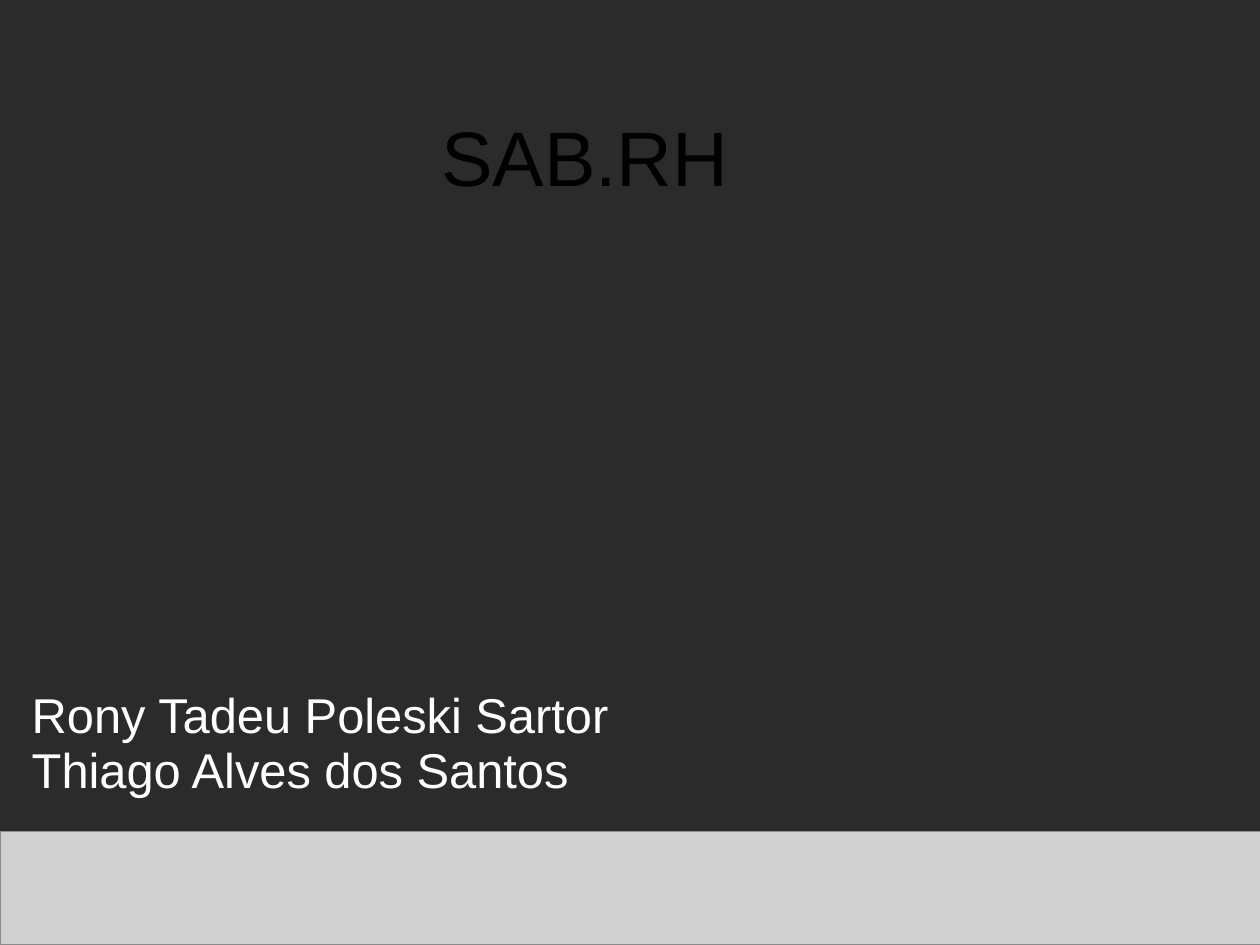
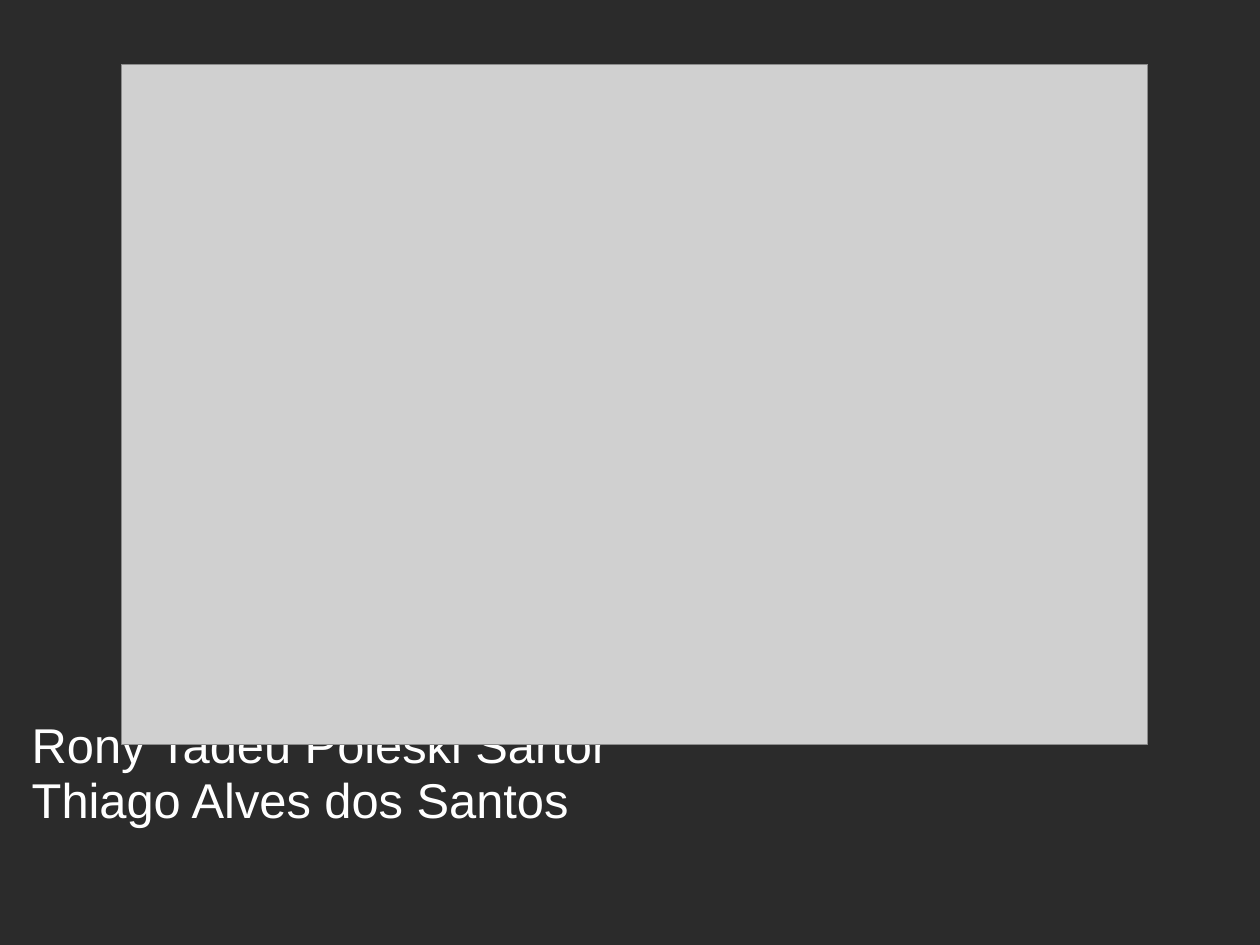
Before and after one commit to thiagoalvsantos/sabrh, a slide deck: slide 1 of Concepção/projeto_final_sabrh_apresentacao_proposta.ppt. Drawn at 1260x945 pixels with LibreOffice and Linux fonts; fonts in the diff are those of the drawing; grey boxes stand for pictures; background and template pictures are left out; a plain dark background stands for a picture behind light text. Boxes give left, top, right and bottom in pixels: in the first picture for what was removed or moved away, otherwise in the second. Text is boxed around its words. In the diff, an @@ line names an element or a change of style, - is before the commit and + after.

```diff
--- a/Concepção/projeto_final_sabrh_apresentacao_proposta.ppt
+++ b/Concepção/projeto_final_sabrh_apresentacao_proposta.ppt
@@ picture: place and size @@
-picture at [0, 832, 1260, 945]
+picture at [121, 65, 1148, 745]
@@ title removed at [441, 133, 728, 186] @@
-SAB.RH
@@ subtitle "Rony Tadeu Poleski Sartor": place and size @@
-subtitle "Rony Tadeu Poleski Sartor" at [32, 697, 608, 798]
+subtitle "Rony Tadeu Poleski Sartor" at [32, 724, 608, 828]
```
Also in this commit, not shown: 1 other slide changed, 3 slides added, 28 slides removed.
